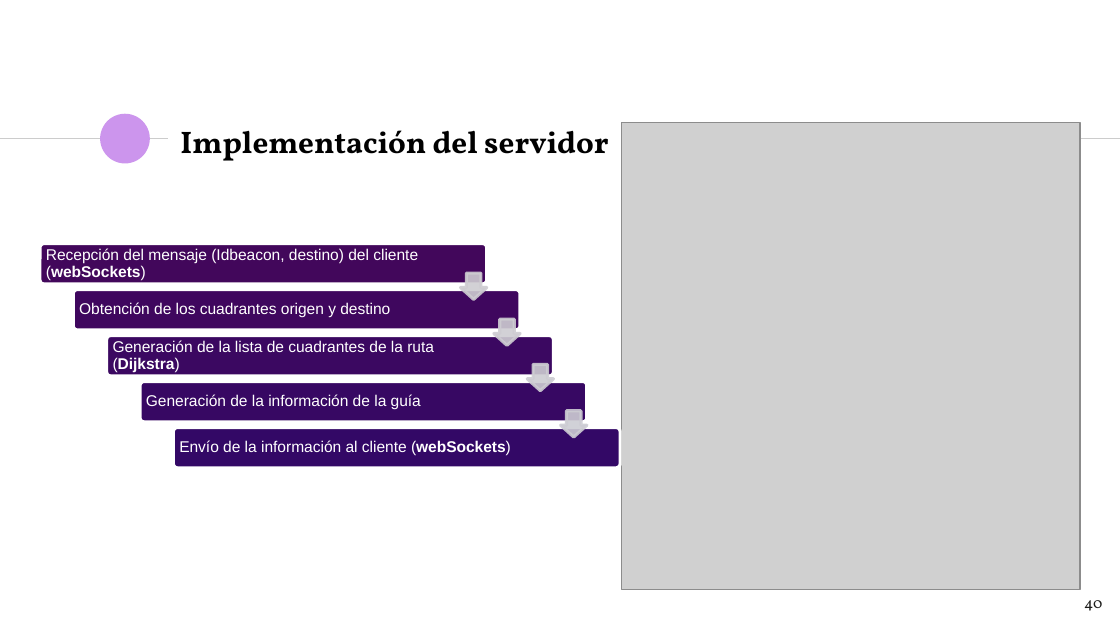
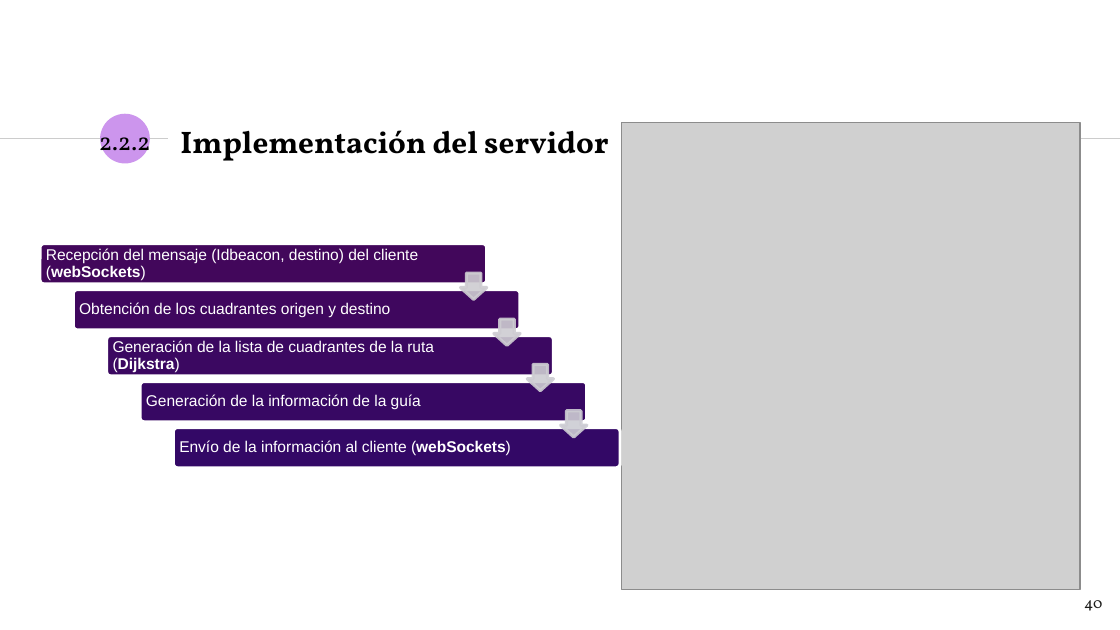
Before and after one commit to NILGroup/TFG-1920-DiscapacidadVisual, a slide deck: slide 40 of Defensa/Viola · SlidesCarnival_DiaposBelen.pptx. Drawn at 1120x630 pixels with LibreOffice and Linux fonts; fonts in the diff are those of the drawing; grey boxes stand for pictures. Boxes give left, top, right and bottom in pixels: in the first picture for what was removed or moved away, otherwise in the second. Text is boxed around its words. In the diff, an @@ line names an element or a change of style, - is before the commit and + after.

```diff
--- a/Defensa/Viola · SlidesCarnival_DiaposBelen.pptx
+++ b/Defensa/Viola · SlidesCarnival_DiaposBelen.pptx
@@ text added at [99,127,151,162], 16 pt, text #000000 @@
+2.2.2
```
Also in this commit, not shown: 9 other slides changed, 6 slides added, 1 other file.
